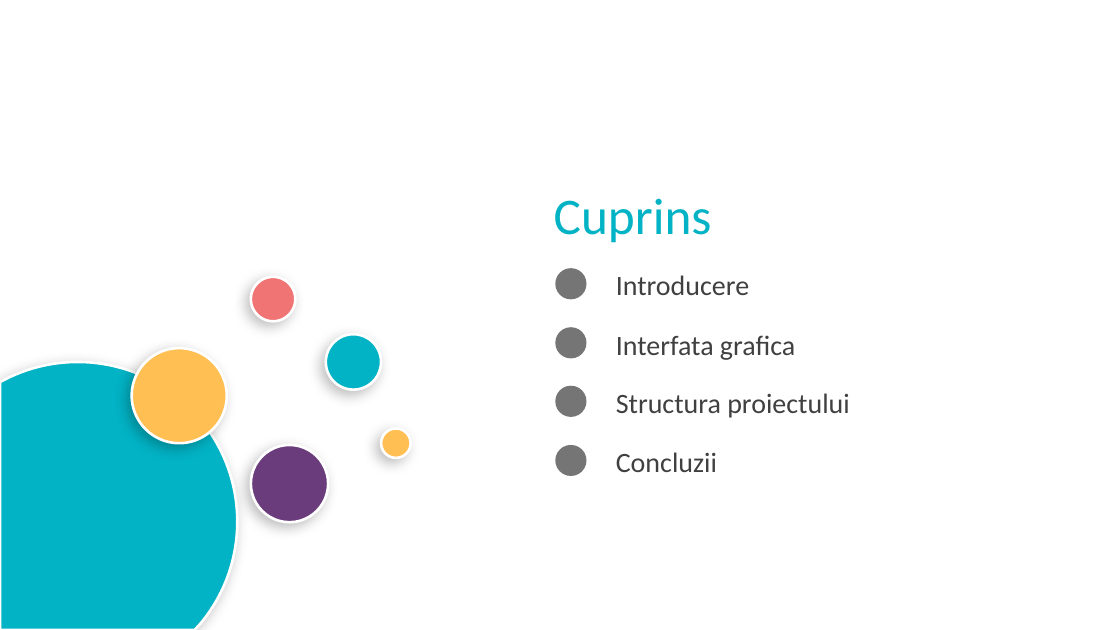
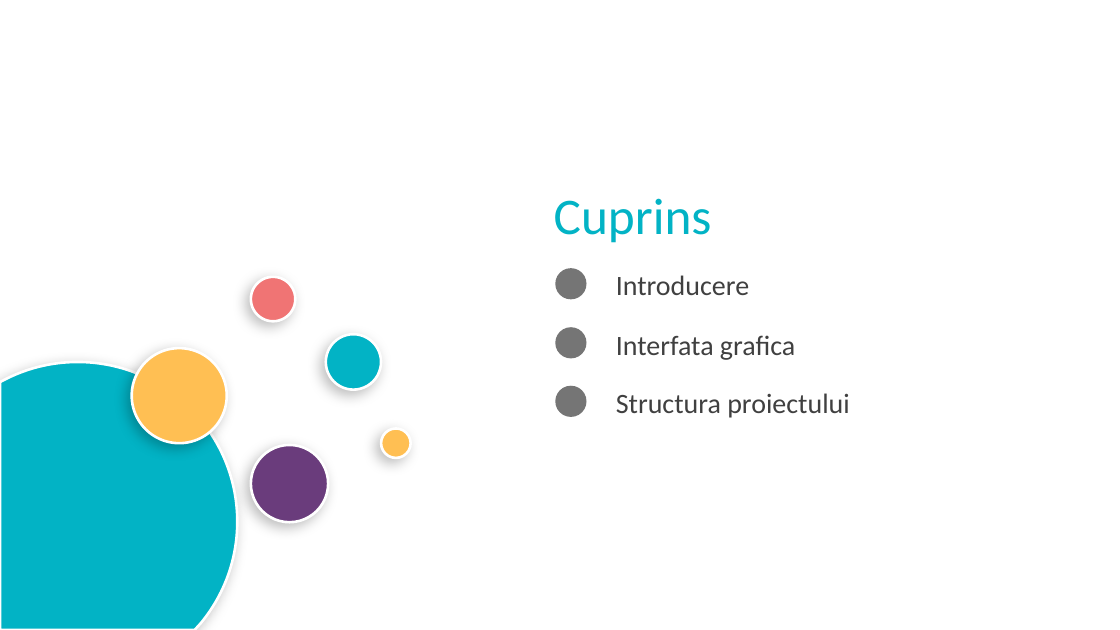
Before and after one commit to lia-ghita/Java-Image-Processing-with-OpenCV, a slide deck: slide 2 of Procesarea imaginilor.pptx. Drawn at 1120x630 pixels with LibreOffice and Linux fonts; fonts in the diff are those of the drawing; background and template pictures are left out. Boxes give left, top, right and bottom in pixels: in the first picture for what was removed or moved away, otherwise in the second. Text is boxed around its words. In the diff, an @@ line names an element or a change of style, - is before the commit and + after.

```diff
--- a/Procesarea imaginilor.pptx
+++ b/Procesarea imaginilor.pptx
@@ ellipse removed at [555,445,586,476] @@
@@ text removed at [616,452,717,472] @@
-Concluzii
```
Also in this commit, not shown: 2 slides added, 4 slides removed, 1 other file.
